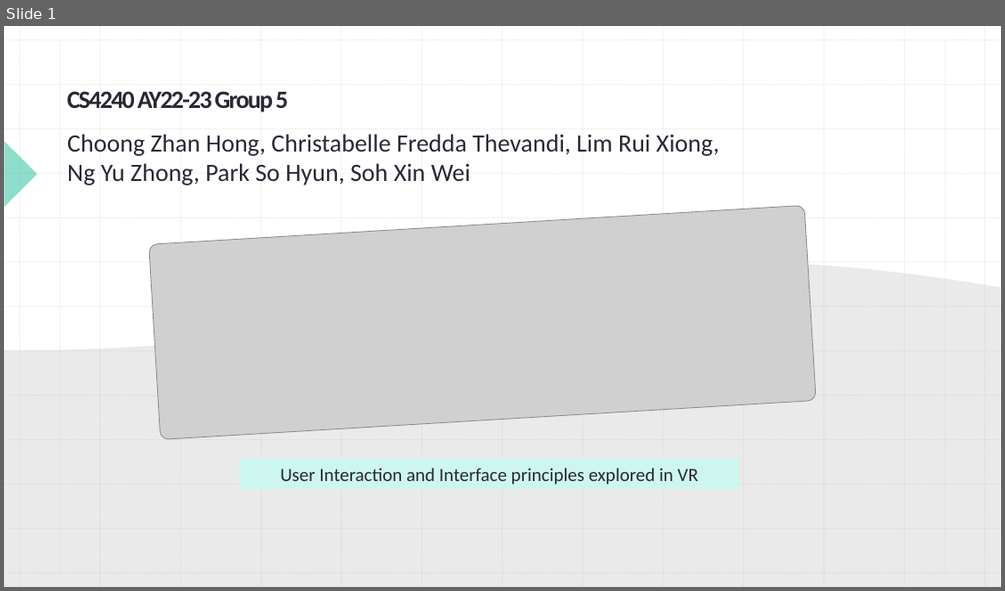
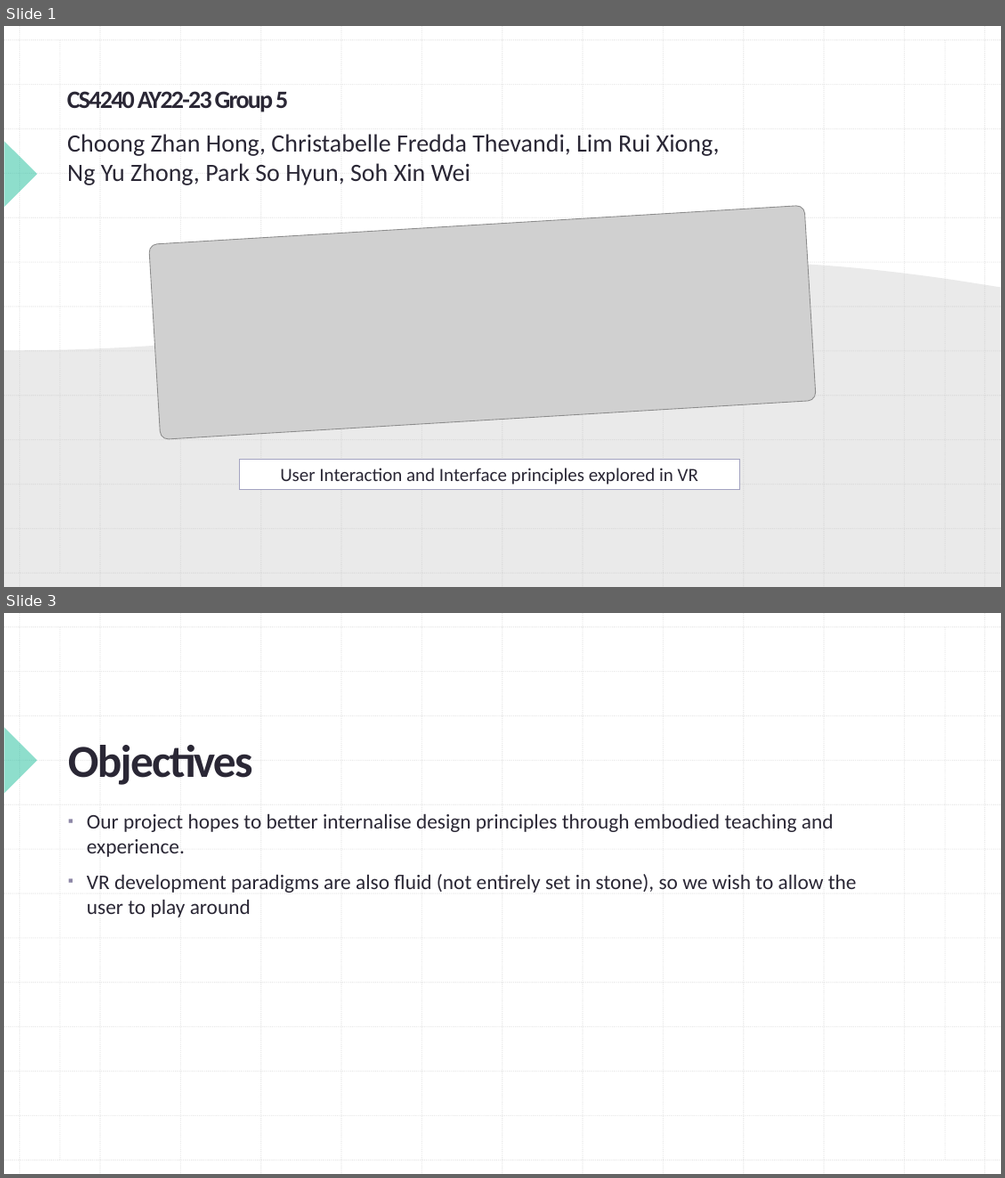
Before and after one commit to cs4240-group5/intuitive, a slide deck: docs/STEPS_SLIDESHOW.pptx. Shown one above the other, each under a label of ours: slide 1 before the commit, slides 1 and 3 after it; the slides between them are not shown. The pictures are 1005x591 and 1005x1178 pixels, drawn with LibreOffice and Linux fonts; fonts in the diff are those of the drawing; grey boxes stand for pictures. Boxes give left, top, right and bottom in pixels: in the first picture for what was removed or moved away, otherwise in the second. Text is boxed around its words. In the diff, an @@ line names an element or a change of style, - is before the commit and + after.

```diff
--- a/docs/STEPS_SLIDESHOW.pptx
+++ b/docs/STEPS_SLIDESHOW.pptx
@@ slide 3 added at box(4, 613, 1001, 1174), background #FFFFFF; not listed: 26 template elements that a slide beside it also shows @@
@@ line added from (60, 627) to (60, 1159), #BCBCBC 1 pt dashed @@
@@ line added from (946, 627) to (946, 1159), #BCBCBC 1 pt dashed @@
@@ right triangle added at box(4, 728, 37, 793), fill #1EBE9B at 50% opacity @@
@@ title added at box(68, 745, 253, 785), 44 pt, text #2A2735, bold @@
+Objectives
@@ text added at box(87, 813, 857, 917), 20 pt, text #2A2735 @@
+▪ Our project hopes to better internalise design principles through embodied teaching and experience.
+▪ VR development paradigms are also fluid (not entirely set in stone), so we wish to allow the user to play around
@@ slide 1 changed as well @@
@@ rectangle "User Interaction and Interface principles ..." at box(240, 459, 740, 489): fill #CDF7EE to #FFFFFF; outline none to #A3A3C1 1 pt @@
```
Also in this commit, not shown: 1 other slide changed, 1 other slide added, 1 other file.
